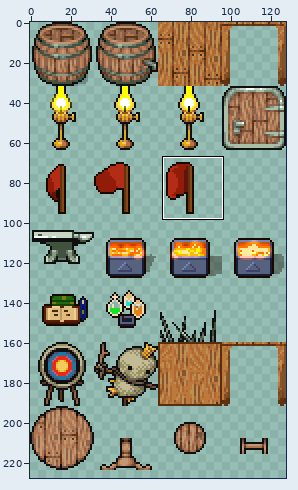
Sprite sheet -- VoxelTest/VoxelTestContent/Entities/Furniture/interior_furniture.png. Above: a wide view before the commit, with the close-up outlined.
Close-up. Old version:
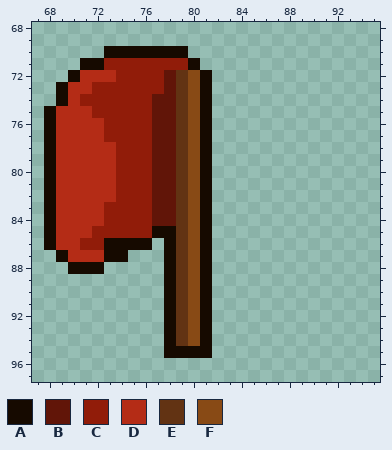
The file is 128x256 pixels. Pixels under 10% opacity are left out. Colours within 5 levels of each other are drawn and written as one. Shown: x 67..95, y 68..97. The wide view leaves out empty margins. The commit also changed other parts of the picture, which this record leaves out.
Palette (. is transparent): A #160a00  B #611508  C #911c09  D #b42c16  E #623313  F #884a15
Pixels before, first column x 68:
70 .....AAAAAAA..
71 ...AACCCCCCCA.
72 ..ADDDCCCCBEFA
73 .ADDCCCCCCBEFA
74 .ADCCCCCCBBEFA
75 ADDDCCCCCBBEFA
76 ADDDDCCCCBBEFA
77 ADDDDCCCCBBEFA
78 ADDDDDCCCBBEFA
79 ADDDDDCCCBBEFA
80 ADDDDDCCCBBEFA
81 ADDDDDCCCBBEFA
82 ADDDDDCCCBBEFA
83 ADDDDCCCCBBEFA
84 ADDDDCCCCBBEFA
85 ADDDCCCCCAAEFA
86 ADDCCAAAA.AEFA
87 .ADDDAA...AEFA
88 ..AAA.....AEFA
89 ..........AEFA
90 ..........AEFA
91 ..........AEFA
92 ..........AEFA
93 ..........AEFA
94 ..........AEFA
95 ..........AAAA
New version:
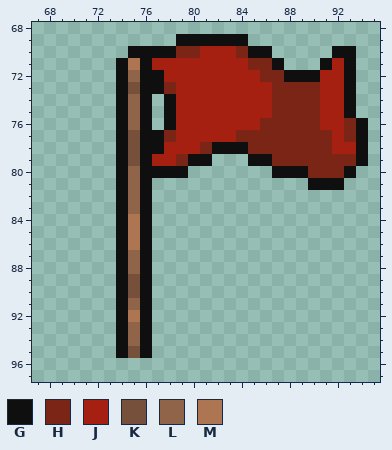
Colours new in this view: G #0f0f0f  H #7b2516  J #a62011  K #77503b  L #906448  M #ae7552
Diff:
Changed rows in their new state; - is an unchanged pixel.
first column x 68:
69 -----------GGGGGG----------
70 -----..GGGGHHJJJHGG-----GG-
71 ---...GMGJJJJJJJJHHG---GJG-
72 --....GLGGJJJJJJJJHHGGGJJG-
73 -.....GKGGHJJJJJJJJHHHHJJG-
74 -.....GLG.GJJJJJJJJHHHHJJG-
75 ......GLG.GJJJJJJJJHHHHJJG-
76 ......GLG.GJJJJJJJHHHHHJJHG
77 ......GKGGHJJJJJHHHHHHHHJHG
78 ......GKGGJJJHGGGHHHHHHHJJG
79 ......GKGJJHGG---GGHHHHHHHG
80 ......GLGGGG..-----GGGHHHG-
81 ......GLG.....--------GGG--
82 ......GLG.....-------------
83 ......GLG.....-------------
84 ......GMG.....-------------
85 ......GMG.....-------------
86 ......GMG-....-------------
87 -.....GLG-....-------------
88 --...-GLG-....-------------
89 ------GKG-....-------------
90 ------GKG-....-------------
91 ------GLG-....-------------
92 ------GMG-....-------------
93 ------GLG-....-------------
94 ------GLG-....-------------
95 ------GKG-....-------------
Changed places in both close-ups, as pixel boxes (x1, y1, x2, y2):
changed: (44, 34, 368, 358)
